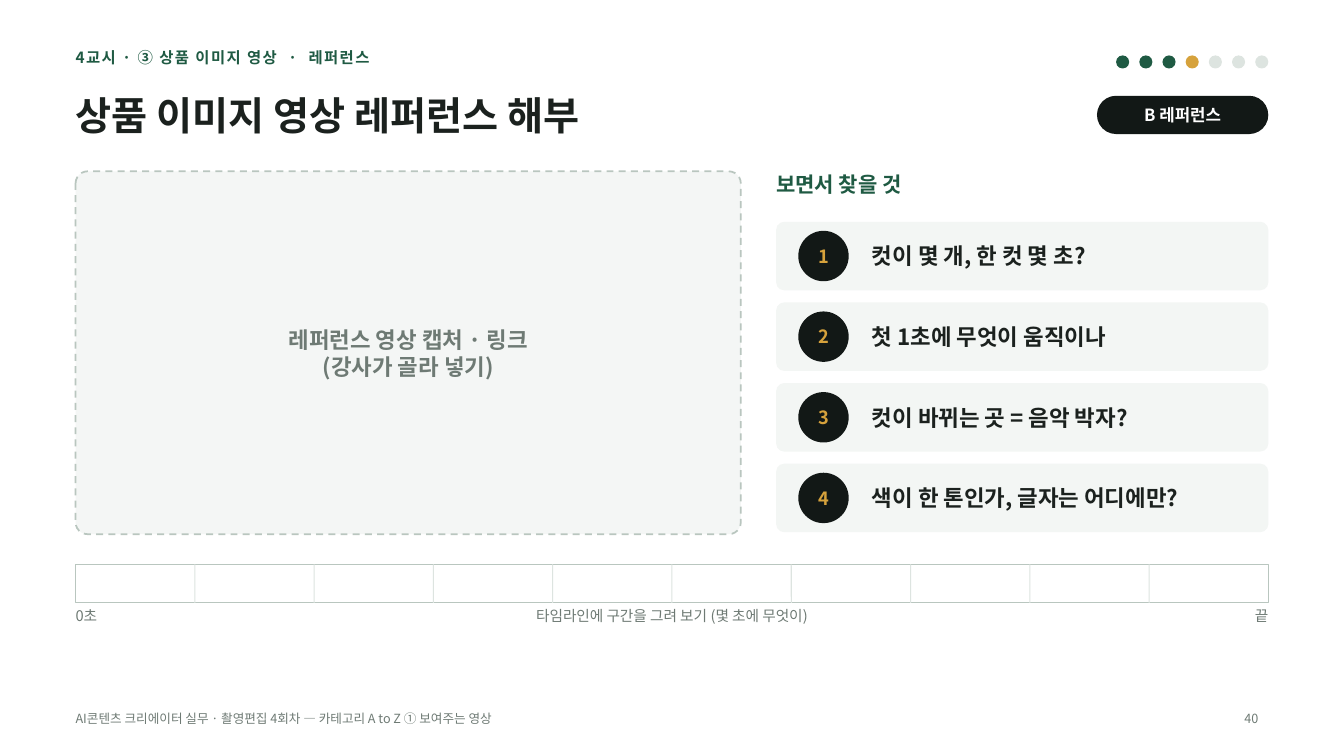
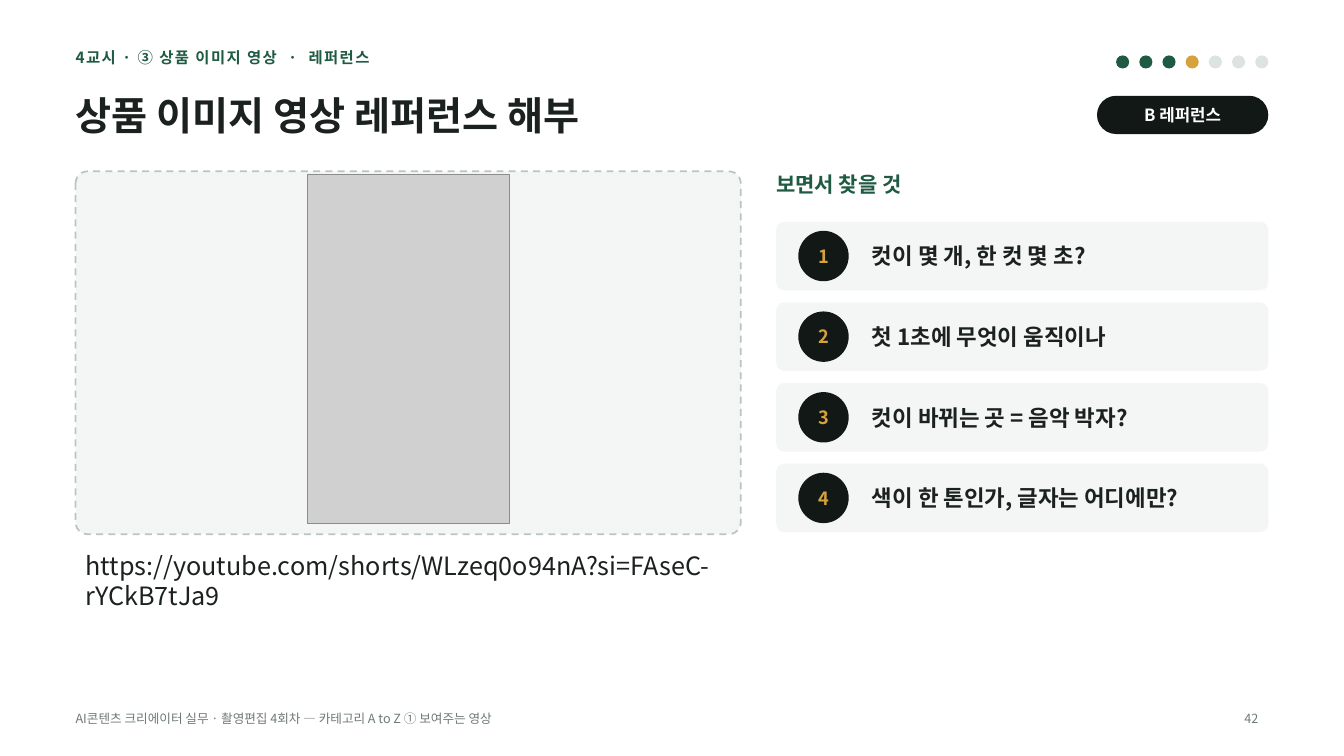
Before and after one commit to yujida/MARUBIT, a slide deck: slide 42 of lectures/04/4회차_카테고리AtoZ_보여주는영상_슬라이드.pptx (slide 40 before the commit). Drawn at 1344x756 pixels with LibreOffice and Linux fonts; fonts in the diff are those of the drawing; grey boxes stand for pictures. Boxes give left, top, right and bottom in pixels: in the first picture for what was removed or moved away, otherwise in the second. Text is boxed around its words. In the diff, an @@ line names an element or a change of style, - is before the commit and + after.

```diff
--- a/lectures/04/4회차_카테고리AtoZ_보여주는영상_슬라이드.pptx
+++ b/lectures/04/4회차_카테고리AtoZ_보여주는영상_슬라이드.pptx
@@ picture added at (x1=308, y1=175, x2=510, y2=523) @@
@@ text removed at (x1=289, y1=329, x2=528, y2=380) @@
-레퍼런스 영상 캡처 · 링크
-(강사가 골라 넣기)
@@ rectangle removed at (x1=76, y1=565, x2=1268, y2=603) @@
@@ text added at (x1=85, y1=555, x2=709, y2=606), 18 pt, text #1B211E @@
+https://youtube.com/shorts/WLzeq0o94nA?si=FAseC-rYCkB7tJa9
@@ line removed from (195, 565) to (195, 603) @@
@@ line removed from (315, 565) to (315, 603) @@
@@ line removed from (434, 565) to (434, 603) @@
@@ line removed from (553, 565) to (553, 603) @@
@@ line removed from (673, 565) to (673, 603) @@
@@ line removed from (791, 565) to (791, 603) @@
@@ line removed from (910, 565) to (910, 603) @@
@@ line removed from (1030, 565) to (1030, 603) @@
@@ line removed from (1149, 565) to (1149, 603) @@
@@ text removed at (x1=76, y1=609, x2=98, y2=621) @@
-0초
@@ text removed at (x1=536, y1=609, x2=807, y2=624) @@
-타임라인에 구간을 그려 보기 (몇 초에 무엇이)
@@ text removed at (x1=1255, y1=609, x2=1269, y2=622) @@
-끝
@@ page number at (x1=1244, y1=713, x2=1258, y2=723): text changed @@
-40
+42
```
Also in this commit, not shown: 20 other slides changed, 4 slides added, 2 slides removed, 4 other files.
